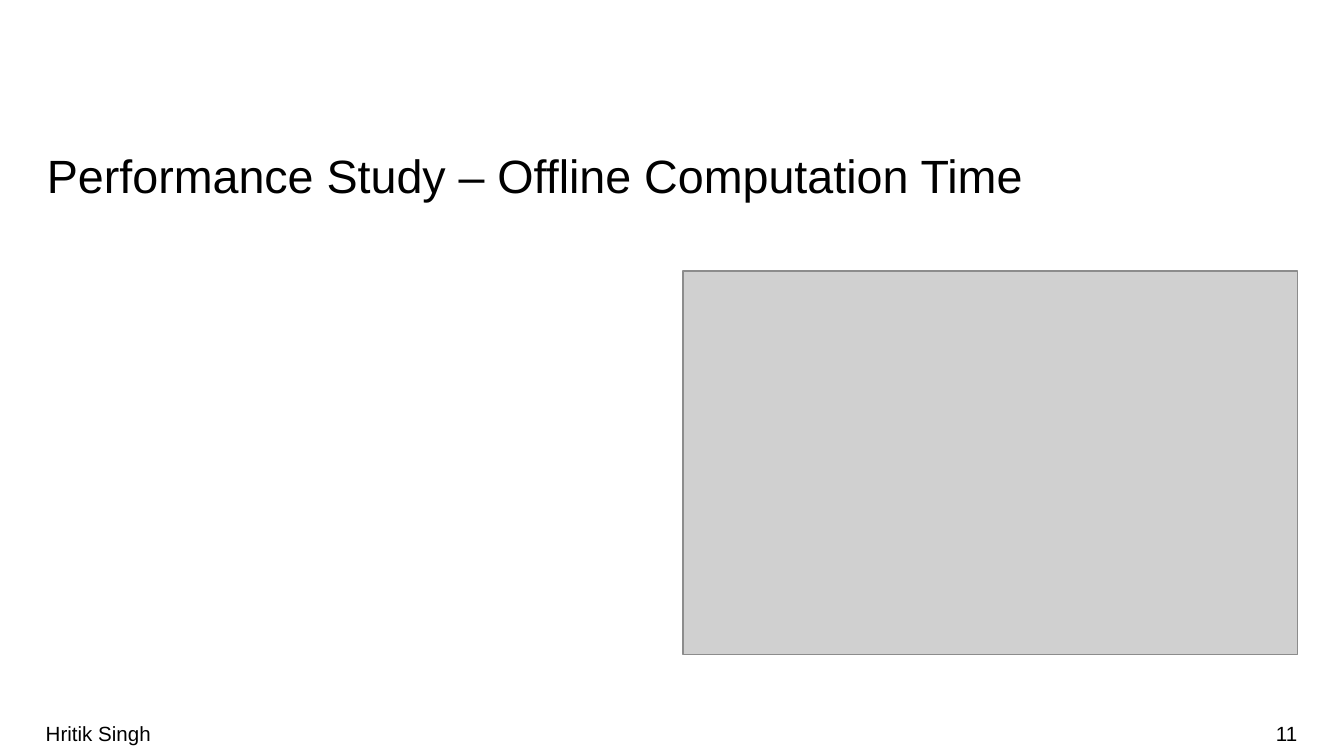
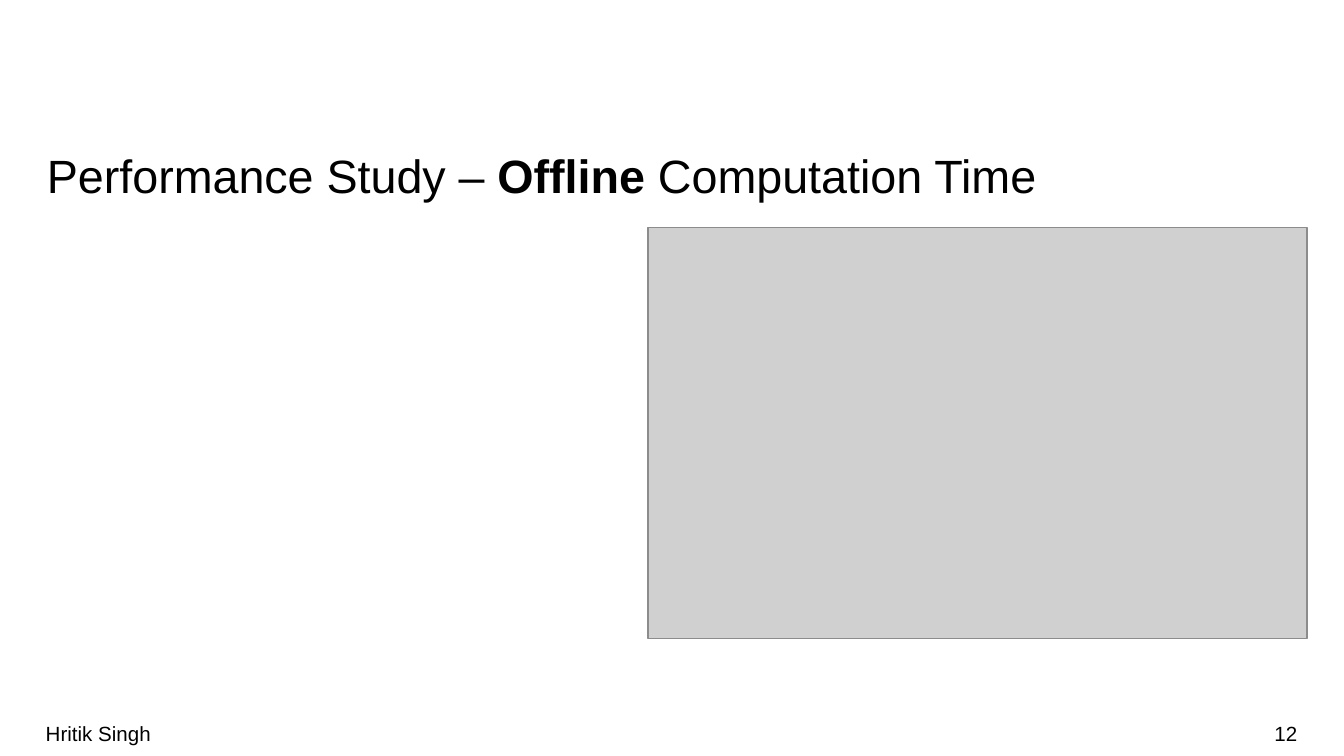
Before and after one commit to R-SMP/Global_Local_pMOR, a slide deck: slide 12 of pMOR.pptx (slide 11 before the commit). Drawn at 1344x756 pixels with LibreOffice and Linux fonts; fonts in the diff are those of the drawing; grey boxes stand for pictures; background and template pictures are left out. Boxes give left, top, right and bottom in pixels: in the first picture for what was removed or moved away, otherwise in the second. Text is boxed around its words. In the diff, an @@ line names an element or a change of style, - is before the commit and + after.

```diff
--- a/pMOR.pptx
+++ b/pMOR.pptx
@@ title "Performance Study – Offline Computation ..." at [47,159,1036,202]: bold on in "Offline" @@
@@ picture: place and size @@
-picture at [683,271,1297,655]
+picture at [648,227,1306,638]
@@ page number at [1274,726,1297,741]: text changed @@
-11
+12
```
Also in this commit, not shown: 8 other slides changed, 1 slide added, 4 other files.
